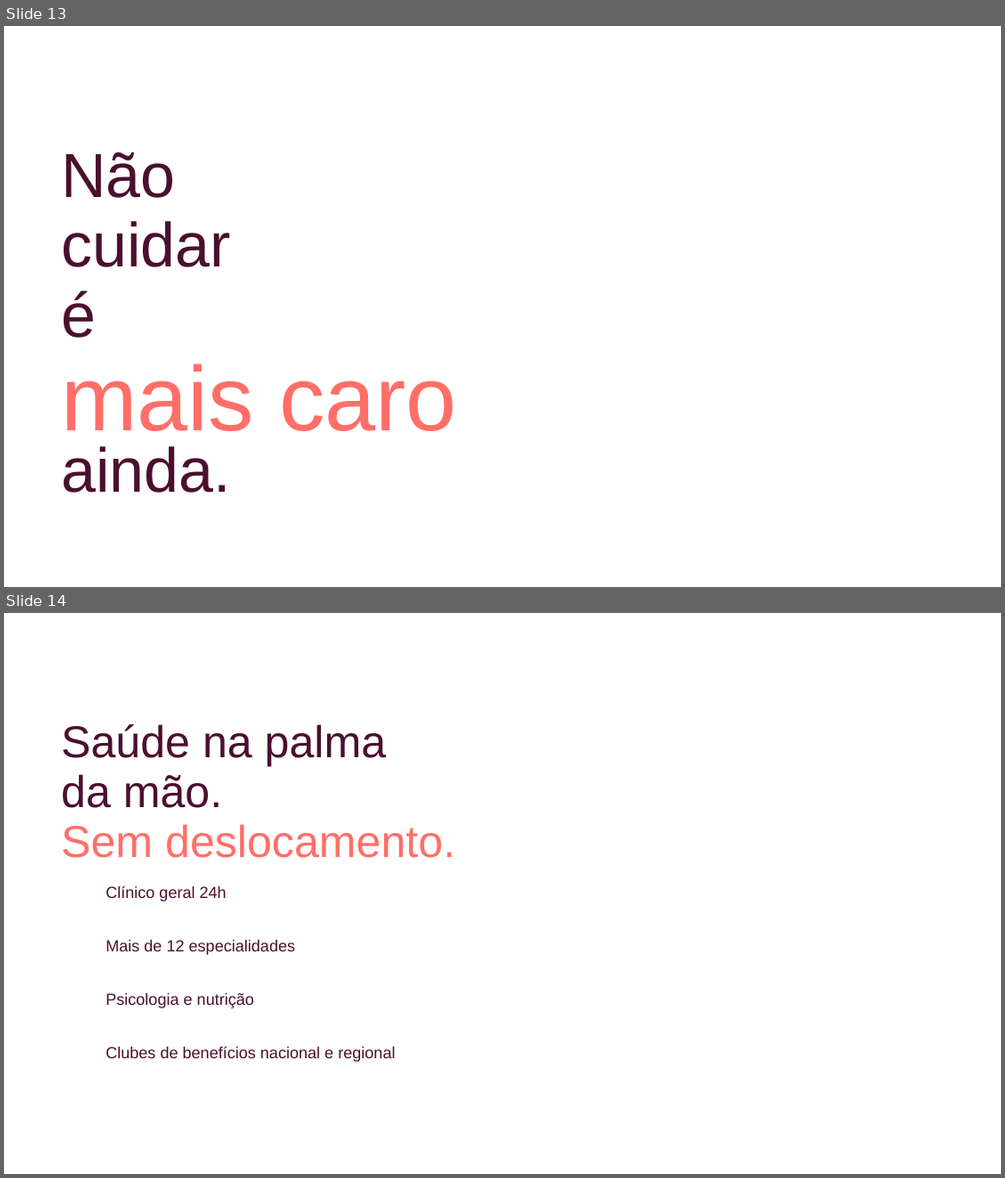
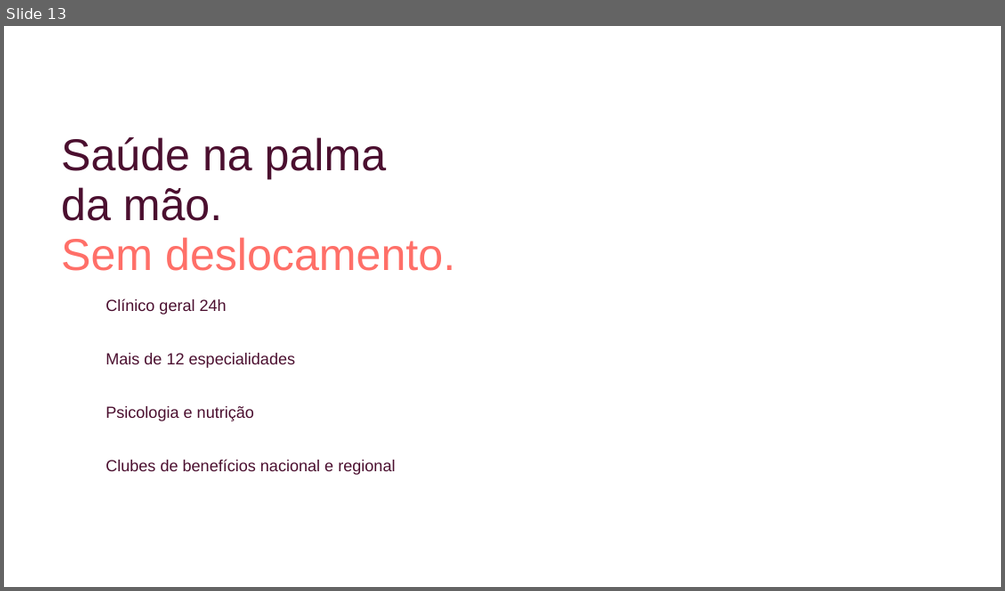
Before and after one commit to anakaroline166/SOCIAL-MEDIA-SKILSS, a slide deck: telao/telao_connect_valley.pptx. Shown one above the other, each under a label of ours: slides 13 and 14 before the commit, slide 13 after it. The pictures are 1005x1178 and 1005x591 pixels, drawn with LibreOffice and Linux fonts; fonts in the diff are those of the drawing; background and template pictures are left out. Boxes give left, top, right and bottom in pixels: in the first picture for what was removed or moved away, otherwise in the second. Text is boxed around its words. In the diff, an @@ line names an element or a change of style, - is before the commit and + after.

```diff
--- a/telao/telao_connect_valley.pptx
+++ b/telao/telao_connect_valley.pptx
@@ slide 13 removed at <box>4,26,1001,587</box>, background picture (left out) @@
@@ text removed at <box>61,151,175,198</box> @@
-Não
@@ text removed at <box>61,221,231,267</box> @@
-cuidar
@@ text removed at <box>61,290,96,338</box> @@
-é
@@ text removed at <box>61,363,457,447</box> @@
-mais caro
@@ text removed at <box>61,446,231,492</box> @@
-ainda.
@@ what was slide 14 is now slide 13 @@
```
Also in this commit, not shown: 1 slide changed, 15 other files.
